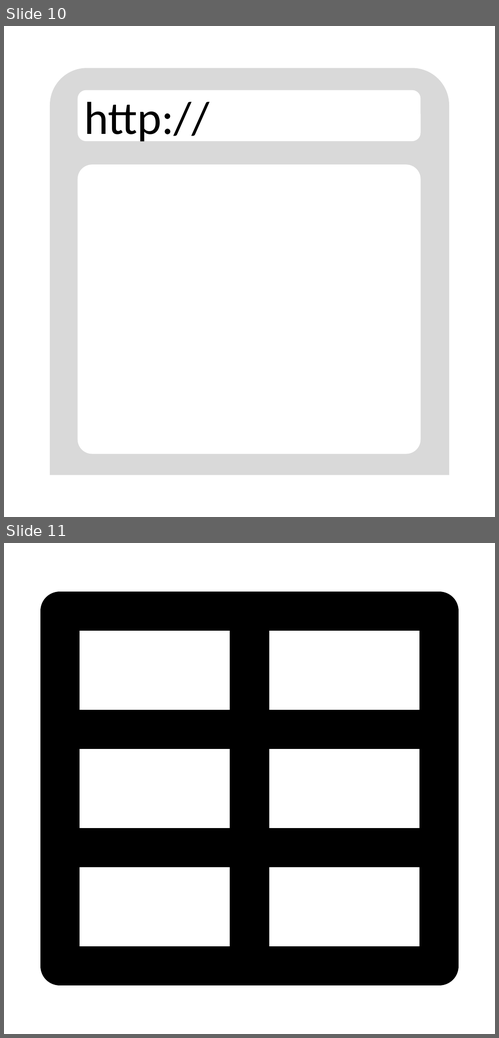
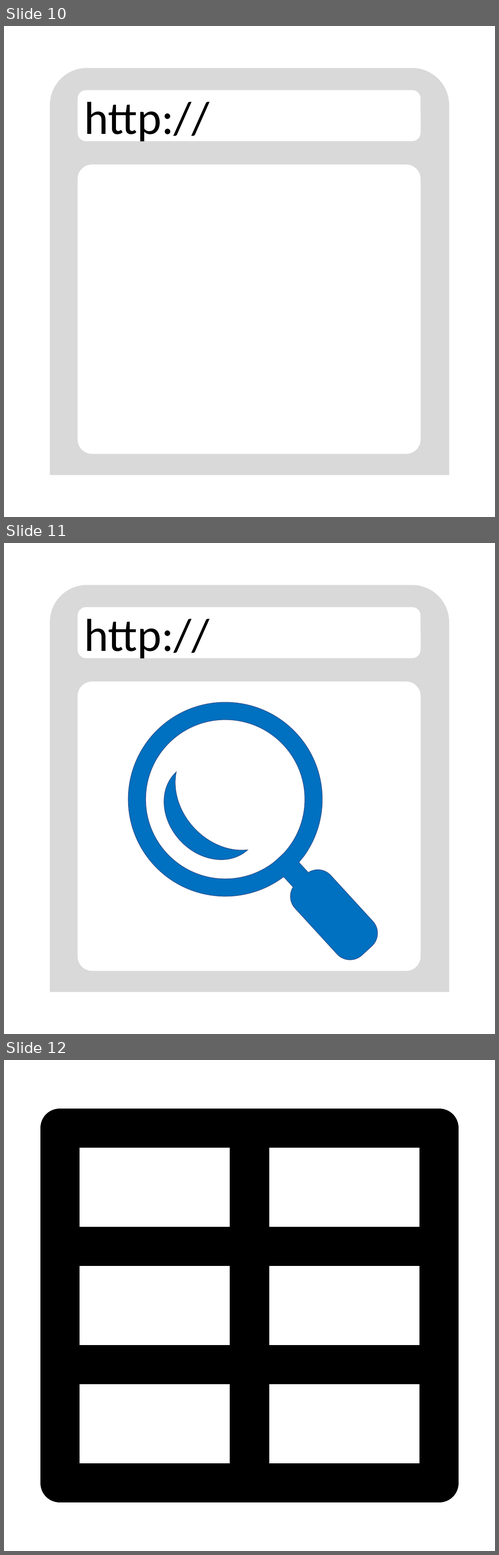
Before and after one commit to alisopp/KaraokeMusicVideoManager, a slide deck: Symbols.pptx. Shown one above the other, each under a label of ours: slides 10 and 11 before the commit, slides 10, 11 and 12 after it. The pictures are 499x1038 and 499x1555 pixels, drawn with LibreOffice and Linux fonts; fonts in the diff are those of the drawing. Boxes give left, top, right and bottom in pixels: in the first picture for what was removed or moved away, otherwise in the second. Text is boxed around its words. In the diff, an @@ line names an element or a change of style, - is before the commit and + after.

```diff
--- a/Symbols.pptx
+++ b/Symbols.pptx
@@ slide 11 added at (x1=4, y1=543, x2=495, y2=1034), background #FFFFFF @@
@@ round same rect added at (x1=50, y1=585, x2=449, y2=993), fill #D9D9D9 @@
@@ rounded rectangle added at (x1=78, y1=607, x2=421, y2=658), fill #FFFFFF, 80 pt, text #000000 @@
+http://
@@ freeform shape added at (x1=89, y1=662, x2=437, y2=1018), fill #0070C0, outline #325491 1 pt @@
@@ rounded rectangle added at (x1=78, y1=682, x2=421, y2=971), fill #FFFFFF @@
@@ ellipse added at (x1=139, y1=712, x2=310, y2=883), fill #FFFFFF, outline #325491 1 pt @@
@@ what was slide 11 is now slide 12 @@
```
Also in this commit, not shown: 8 other files.
